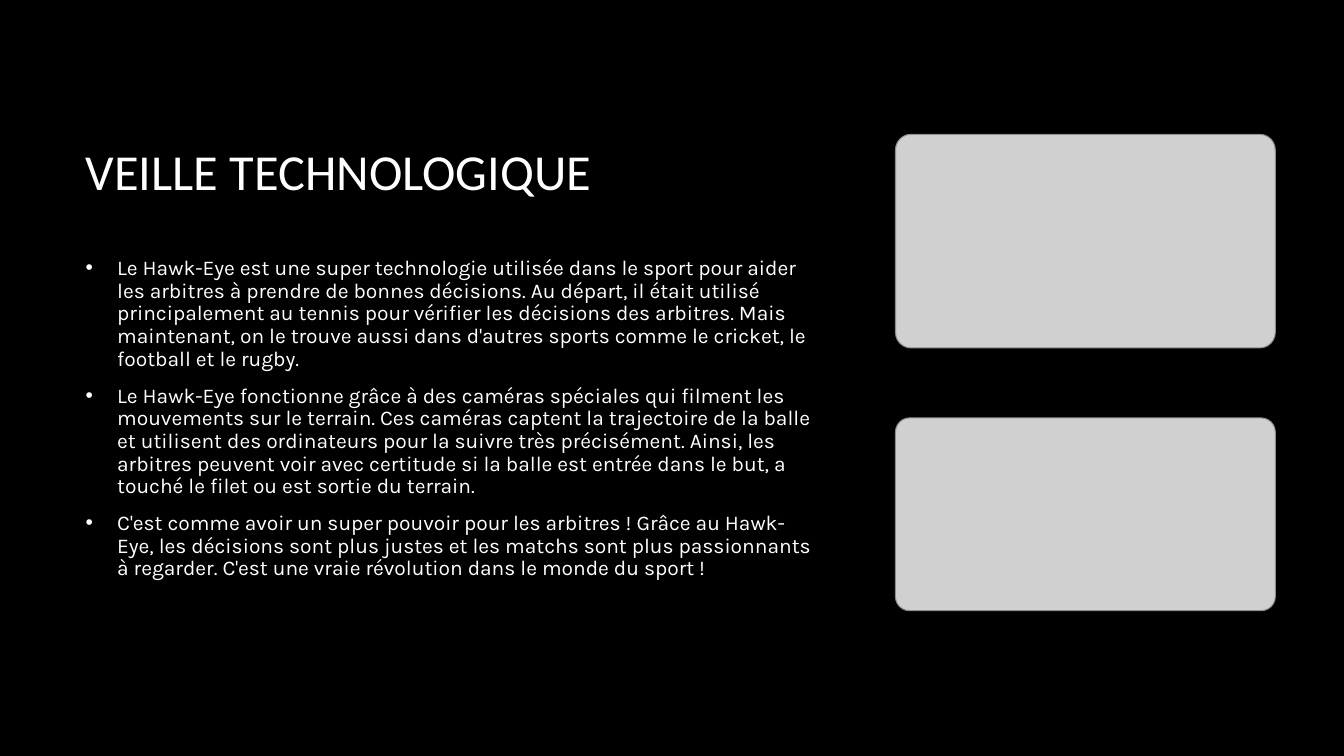
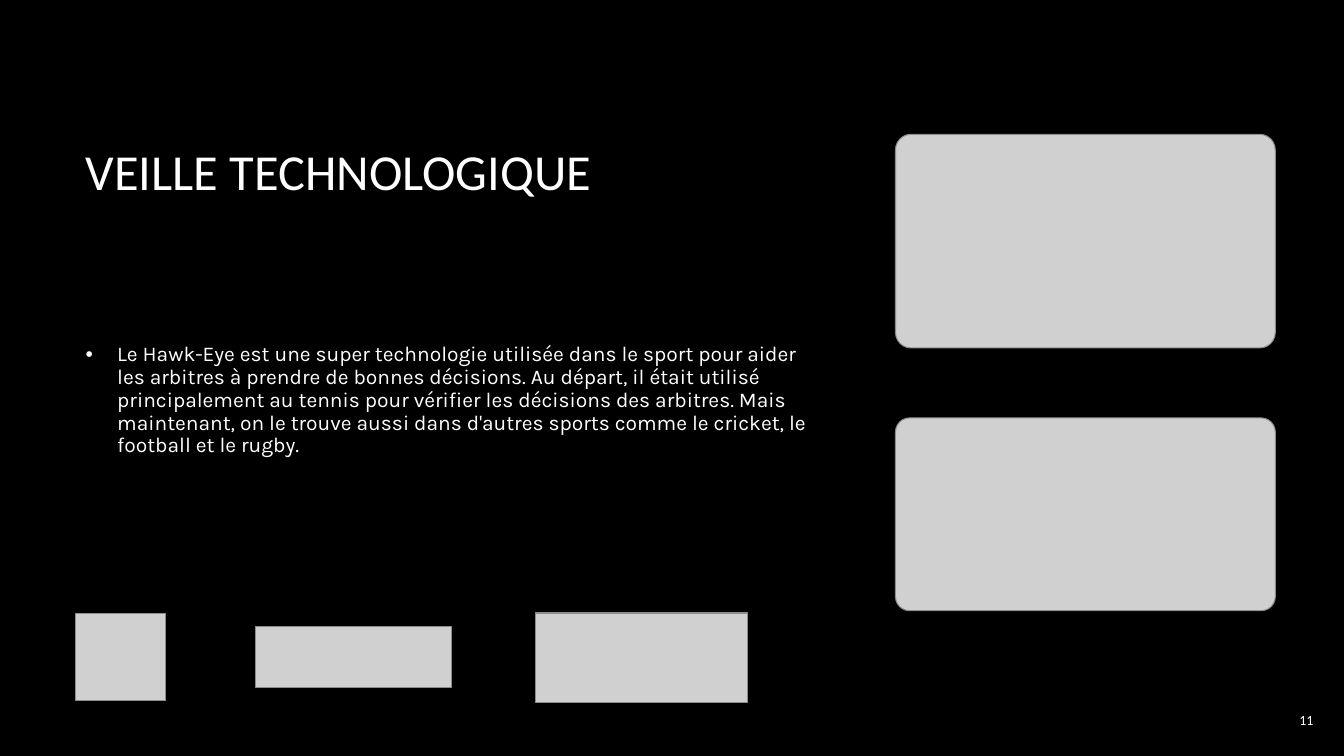
Before and after one commit to MrMblock/kizamo, a slide deck: slide 11 of src/pptx/presentation.pptx (slide 13 before the commit). Drawn at 1344x756 pixels with LibreOffice and Linux fonts; fonts in the diff are those of the drawing; grey boxes stand for pictures; background and template pictures are left out. Boxes give left, top, right and bottom in pixels: in the first picture for what was removed or moved away, otherwise in the second. Text is boxed around its words. In the diff, an @@ line names an element or a change of style, - is before the commit and + after.

```diff
--- a/src/pptx/presentation.pptx
+++ b/src/pptx/presentation.pptx
@@ text at (x1=117, y1=387, x2=811, y2=580): paragraphs removed @@
-• Le Hawk-Eye fonctionne grâce à des caméras spéciales qui filment les mouvements sur le terrain. Ces caméras captent la trajectoire de la balle et utilisent des ordinateurs pour la suivre très précisément. Ainsi, les arbitres peuvent voir avec certitude si la balle est entrée dans le but, a touché le filet ou est sortie du terrain.
-• C'est comme avoir un super pouvoir pour les arbitres ! Grâce au Hawk-Eye, les décisions sont plus justes et les matchs sont plus passionnants à regarder. C'est une vraie révolution dans le monde du sport !
@@ picture added at (x1=76, y1=614, x2=165, y2=701) @@
@@ picture added at (x1=255, y1=627, x2=452, y2=688) @@
@@ picture added at (x1=535, y1=613, x2=747, y2=703) @@
@@ page number added at (x1=1299, y1=716, x2=1313, y2=725), 10 pt, text #FFFFFF @@
+11
```
Also in this commit, not shown: 11 other slides changed, 1 slide added, 3 slides removed, 3 other files.
